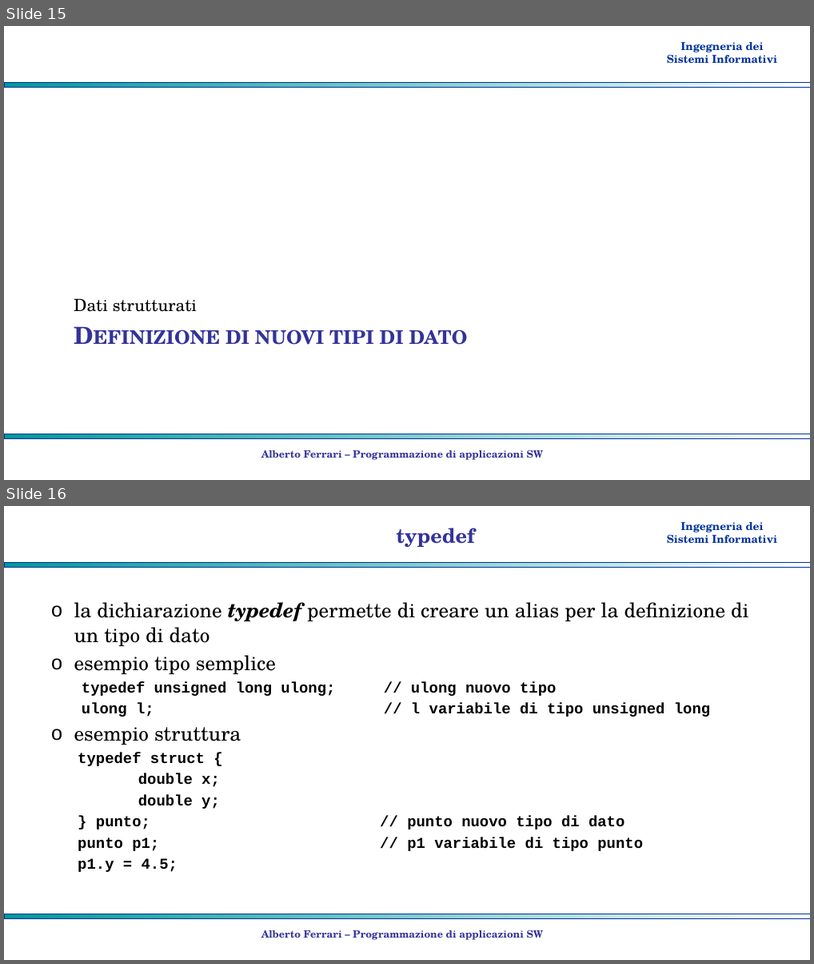
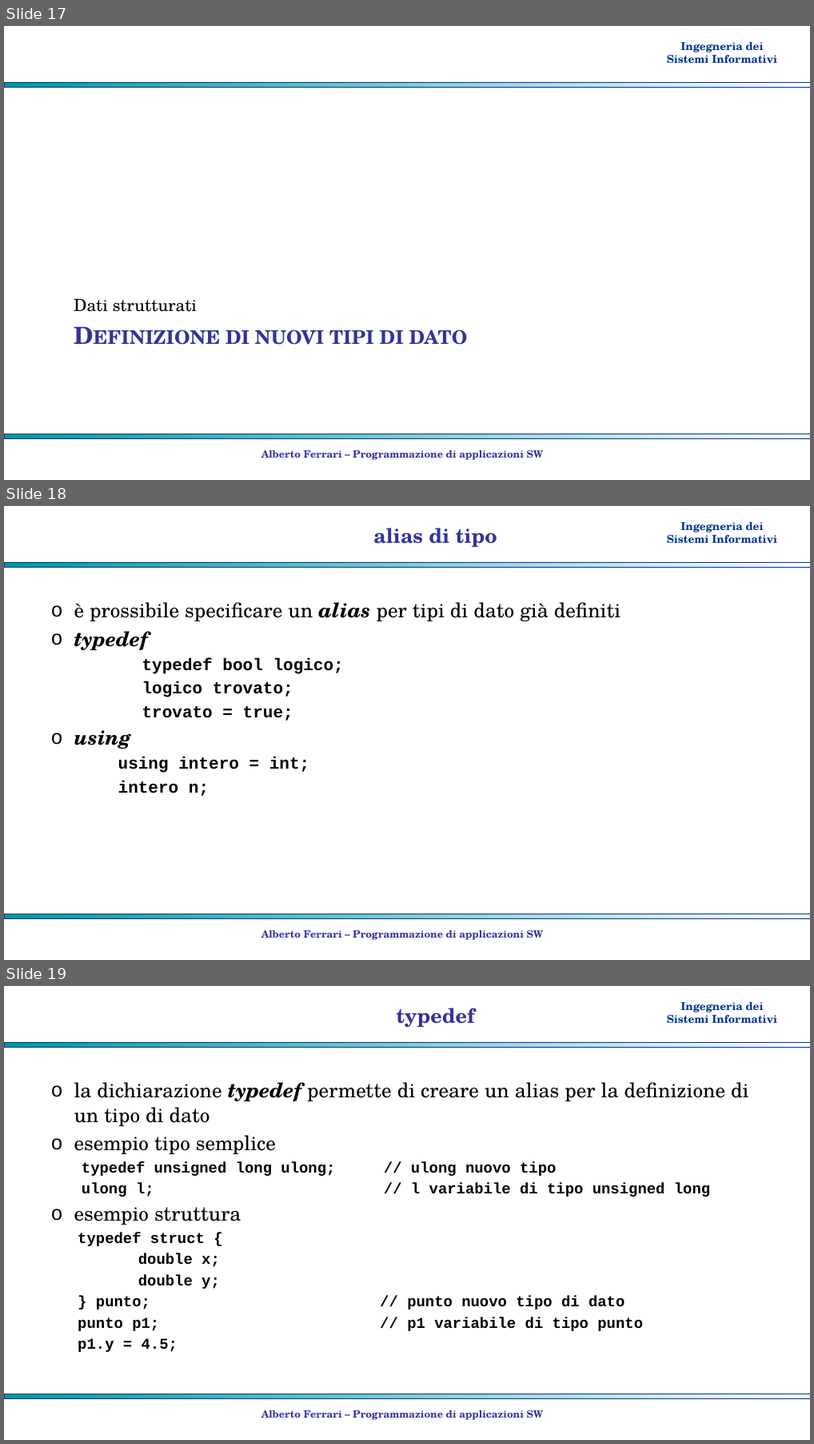
Before and after one commit to albertoferrari/pasw, a slide deck: lezioni/PASW03a - C++ tipi di dato.pptx. Shown one above the other, each under a label of ours: slides 15 and 16 before the commit, slides 17, 18 and 19 after it. The pictures are 814x964 and 814x1444 pixels, drawn with LibreOffice and Linux fonts; fonts in the diff are those of the drawing; background and template pictures are left out. Boxes give left, top, right and bottom in pixels: in the first picture for what was removed or moved away, otherwise in the second. Text is boxed around its words. In the diff, an @@ line names an element or a change of style, - is before the commit and + after.

```diff
--- a/lezioni/PASW03a - C++ tipi di dato.pptx
+++ b/lezioni/PASW03a - C++ tipi di dato.pptx
@@ slide 18 added at <box>4,506,810,960</box>, background #FFFFFF; not listed: 3 template elements that a slide beside it also shows @@
@@ title added at <box>374,528,498,547</box>, 24 pt, text #333399, bold @@
+alias di tipo
@@ text added at <box>74,602,622,796</box>, 20 pt, text #000000, bold @@
+o è prossibile specificare un alias per tipi di dato già definiti
+o typedef
+  typedef bool logico;
+  logico trovato;
+  trovato = true;
+o using
+    using intero = int;
+    intero n;
@@ text added at <box>262,929,544,940</box>, 12 pt, text #333399, bold @@
+Alberto Ferrari – Programmazione di applicazioni SW
@@ what was slide 15 is now slide 17 @@
@@ what was slide 16 is now slide 19 @@
```
Also in this commit, not shown: 1 slide changed, 2 other slides added, 1 other file.
